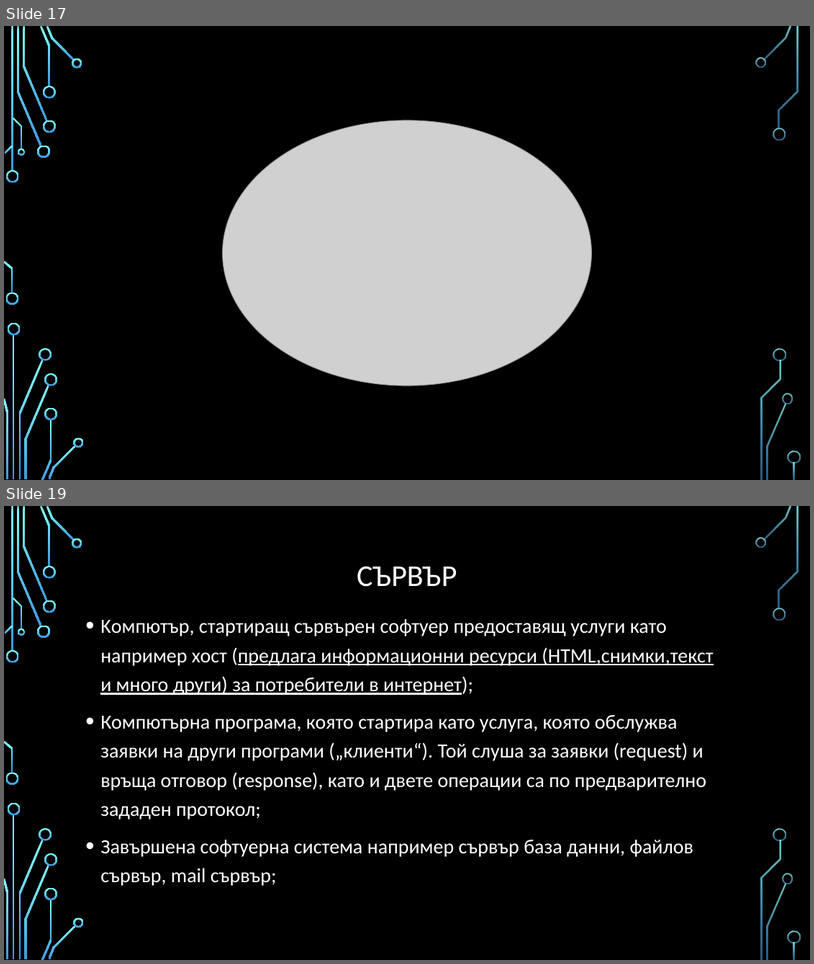
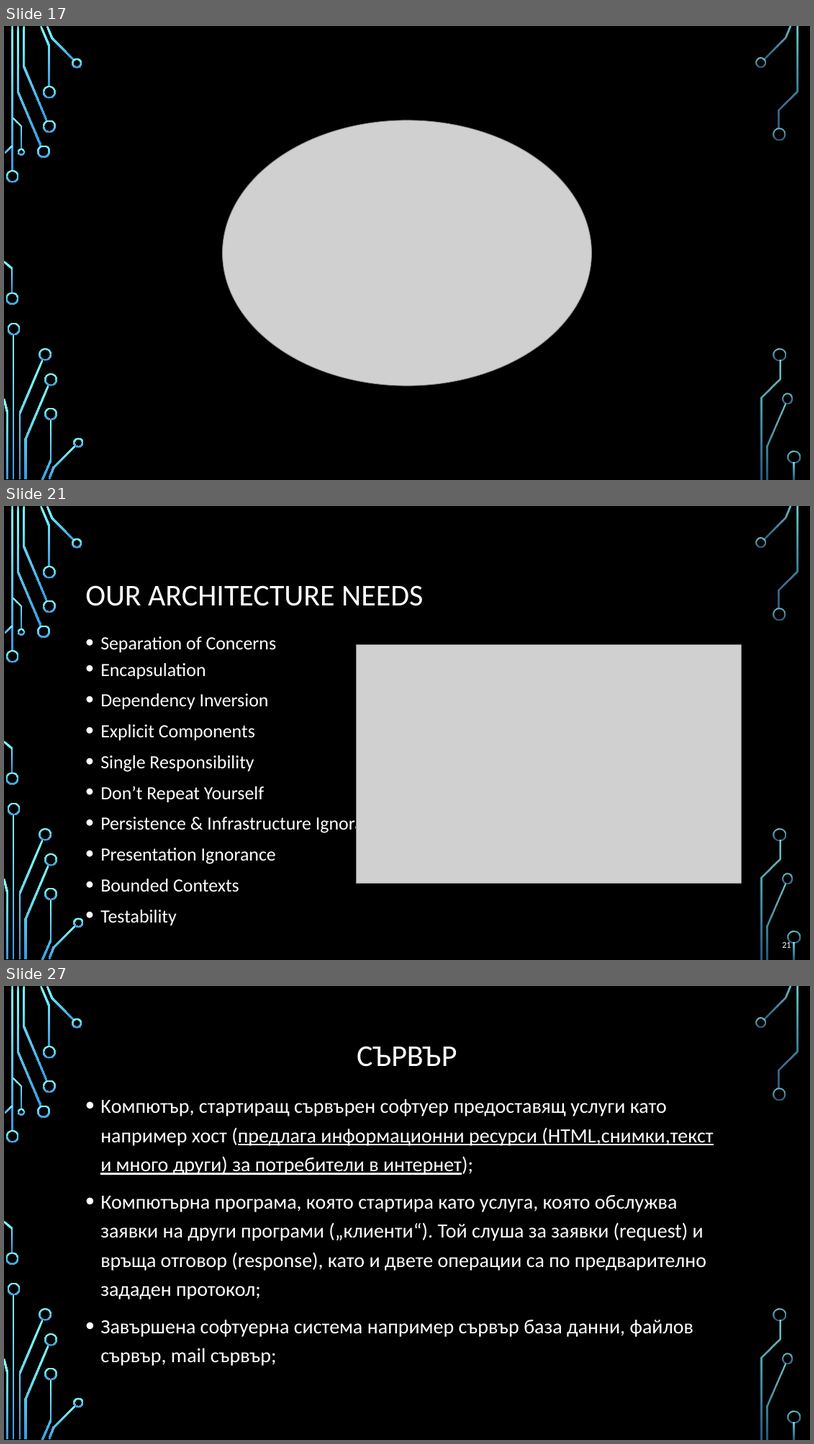
Before and after one commit to profjordanov/hybrid-app-development, a slide deck: 00. Lecture/basics_and_beyond.pptx. Shown one above the other, each under a label of ours: slides 17 and 19 before the commit, slides 17, 21 and 27 after it; the slides between them are not shown. The pictures are 814x964 and 814x1444 pixels, drawn with LibreOffice and Linux fonts; fonts in the diff are those of the drawing; grey boxes stand for pictures; background and template pictures are left out. Boxes give left, top, right and bottom in pixels: in the first picture for what was removed or moved away, otherwise in the second. Text is boxed around its words. In the diff, an @@ line names an element or a change of style, - is before the commit and + after.

```diff
--- a/00. Lecture/basics_and_beyond.pptx
+++ b/00. Lecture/basics_and_beyond.pptx
@@ slide 21 added at (4,506,810,960), background picture (left out); not listed: 36 template elements that a slide beside it also shows @@
@@ title added at (85,585,423,606), 36 pt, text #FFFFFF @@
+OUR ARCHITECTURE NEEDS
@@ text added at (100,636,391,926), 22.2 pt, text #FFFFFF @@
+• Separation of Concerns
+• Encapsulation
+• Dependency Inversion
+• Explicit Components
+• Single Responsibility
+• Don’t Repeat Yourself
+• Persistence & Infrastructure Ignorance
+• Presentation Ignorance
+• Bounded Contexts
+• Testability
@@ picture added at (356,644,741,883) @@
@@ page number added at (782,940,791,947), 10.5 pt, text #FFFFFF @@
+21
@@ what was slide 19 is now slide 27 @@
```
Also in this commit, not shown: 7 other slides added.
